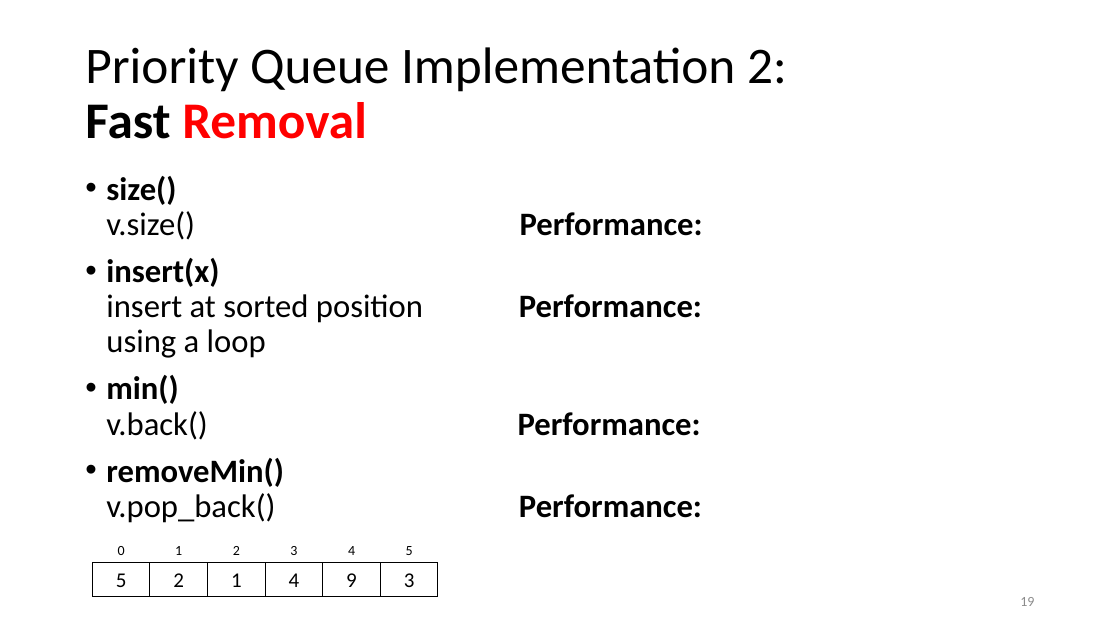
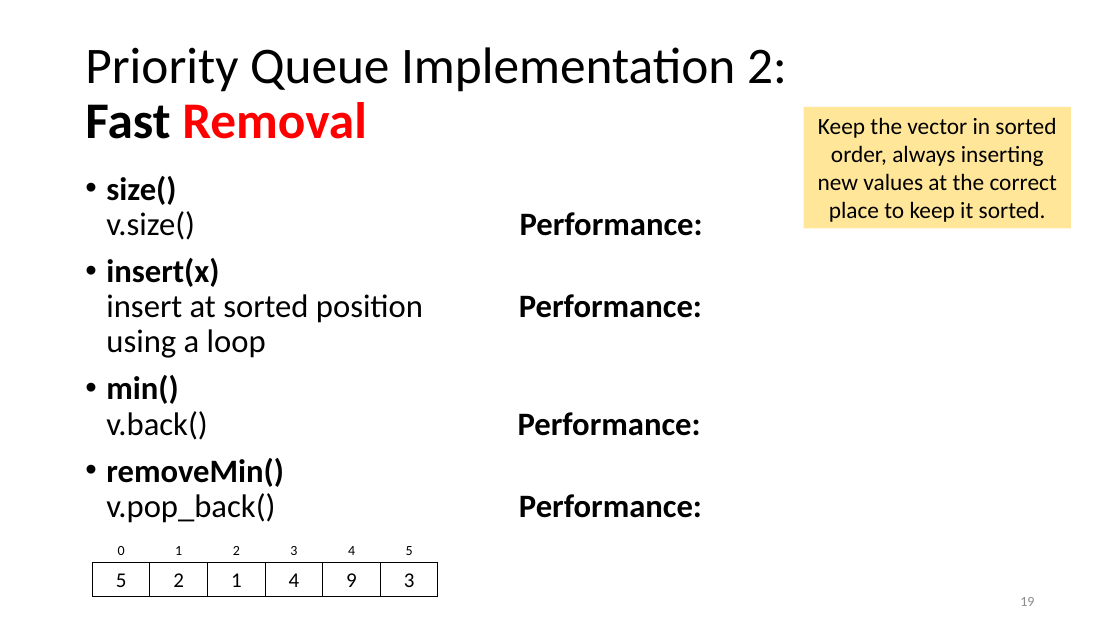
Before and after one commit to tjd1234/cmpt225fall2023, a slide deck: slide 19 of lecture_notes/week7/week7_priority_queues.pptx. Drawn at 1120x630 pixels with LibreOffice and Linux fonts; fonts in the diff are those of the drawing. Boxes give left, top, right and bottom in pixels: in the first picture for what was removed or moved away, otherwise in the second. Text is boxed around its words. In the diff, an @@ line names an element or a change of style, - is before the commit and + after.

```diff
--- a/lecture_notes/week7/week7_priority_queues.pptx
+++ b/lecture_notes/week7/week7_priority_queues.pptx
@@ rectangle added at (804, 107, 1071, 229), fill #FFE699, 20 pt, text #000000 @@
+Keep the vector in sorted order, always inserting new values at the correct place to keep it sorted.
```
Also in this commit, not shown: 14 other slides changed, 1 other file.
